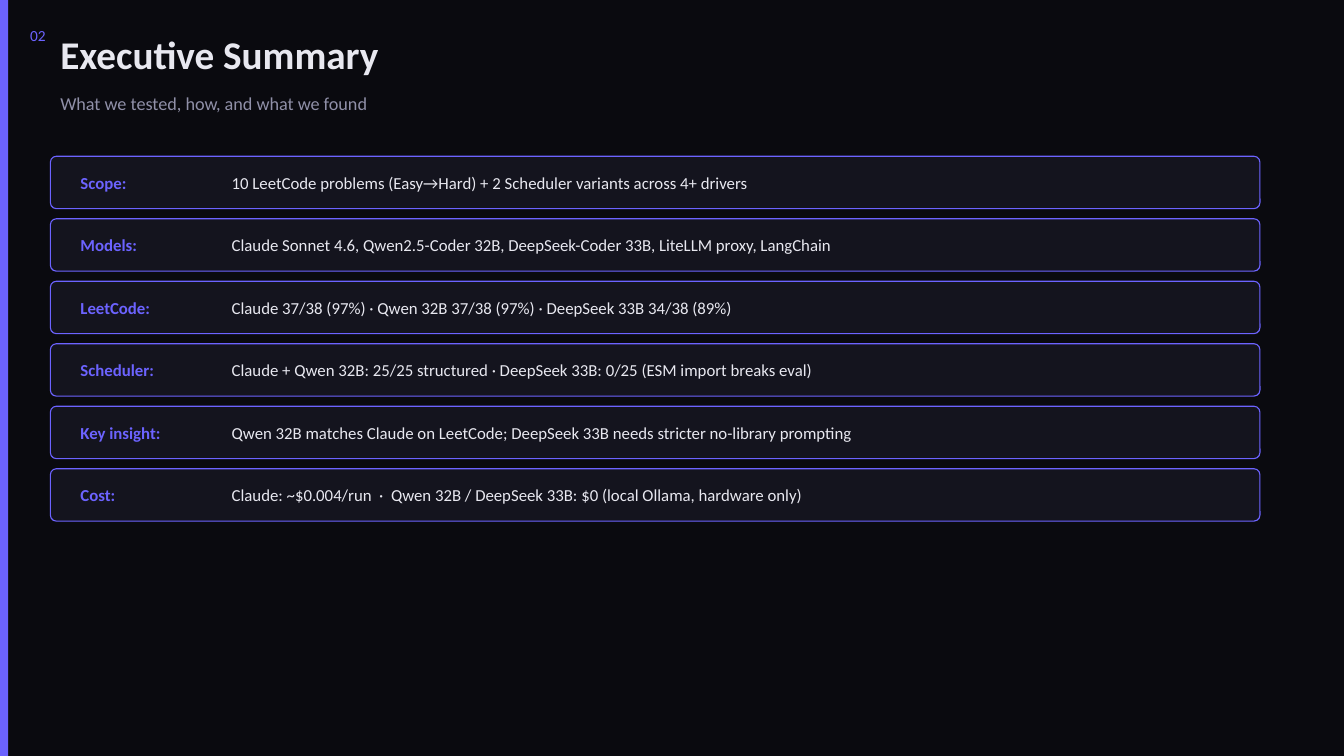
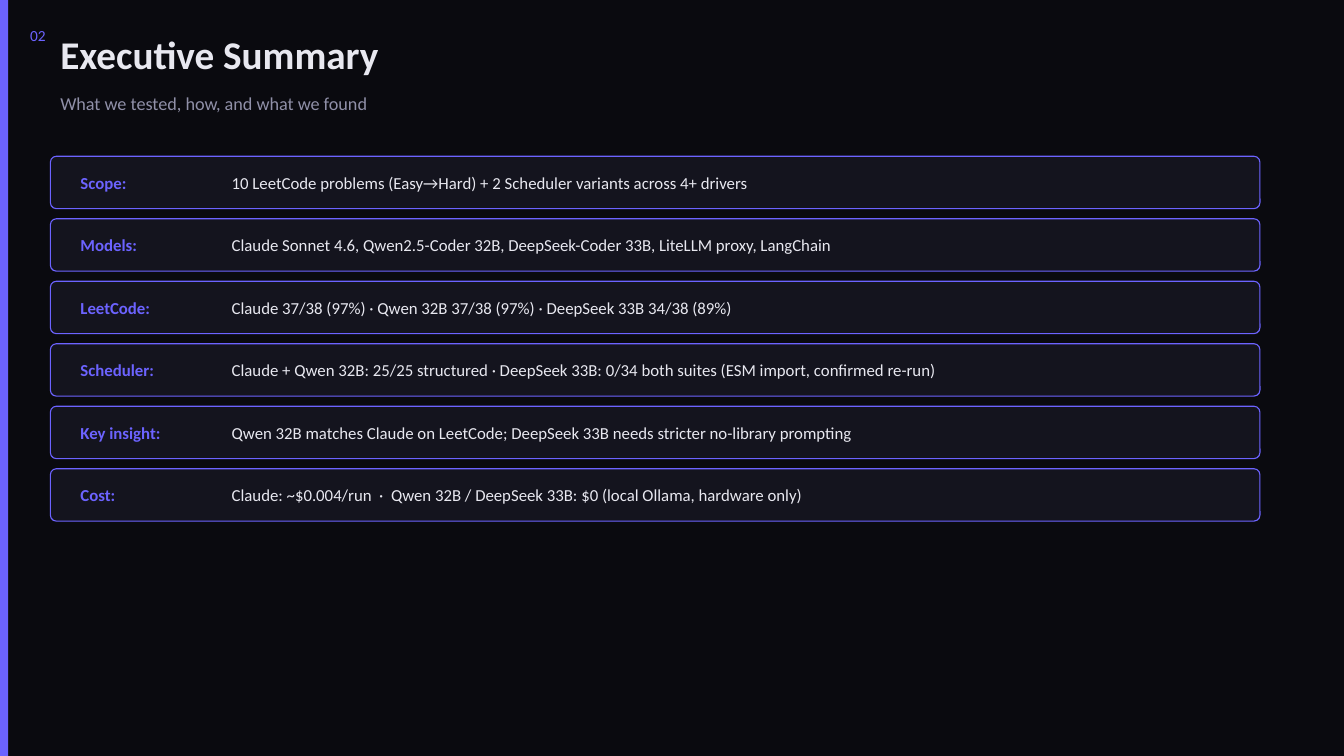
Before and after one commit to dhir-man/Claude-Trading-Bot, a slide deck: slide 2 of LLM-Coding-Eval-Report.pptx. Drawn at 1344x756 pixels with LibreOffice and Linux fonts; fonts in the diff are those of the drawing. Boxes give left, top, right and bottom in pixels: in the first picture for what was removed or moved away, otherwise in the second. Text is boxed around its words. In the diff, an @@ line names an element or a change of style, - is before the commit and + after.

```diff
--- a/LLM-Coding-Eval-Report.pptx
+++ b/LLM-Coding-Eval-Report.pptx
@@ text at [232,364,936,379]: text changed @@
-Claude + Qwen 32B: 25/25 structured · DeepSeek 33B: 0/25 (ESM import breaks eval)
+Claude + Qwen 32B: 25/25 structured · DeepSeek 33B: 0/34 both suites (ESM import, confirmed re-run)
```
Also in this commit, not shown: 5 other slides changed, 1 slide added, 3 other files.
